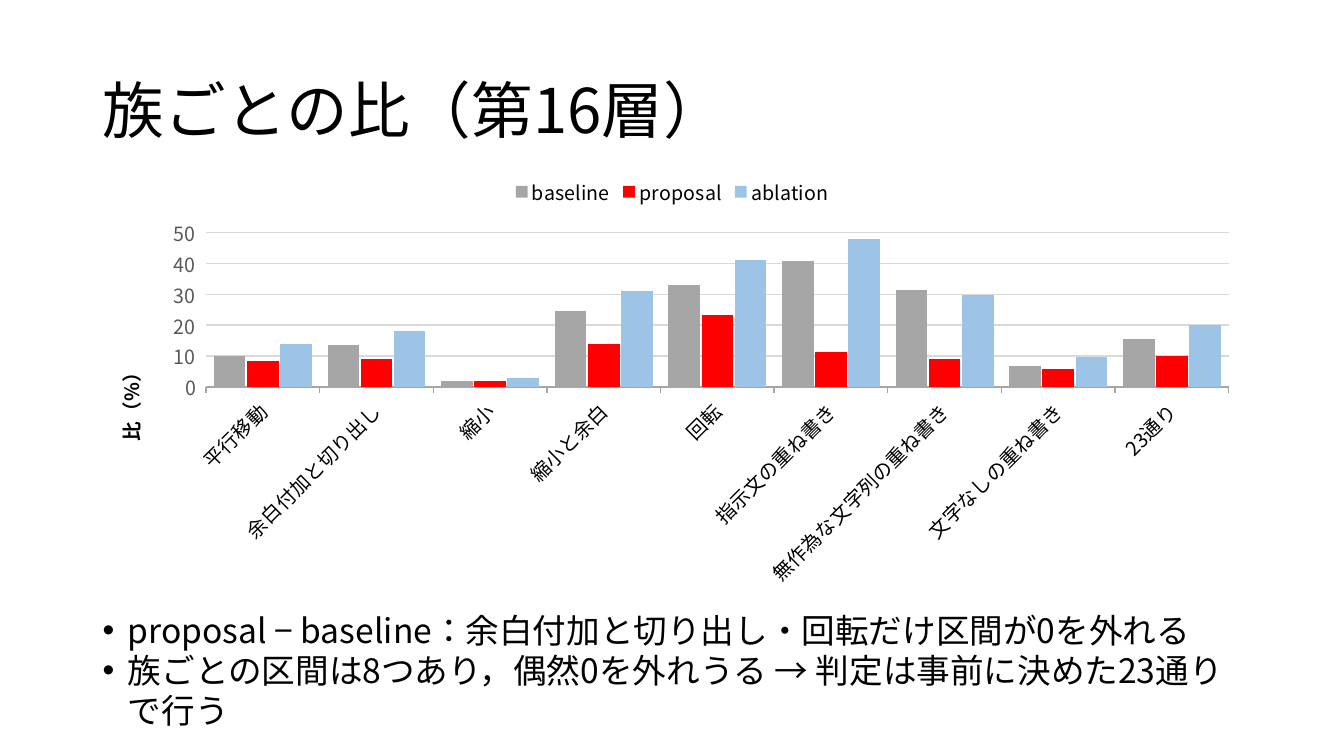
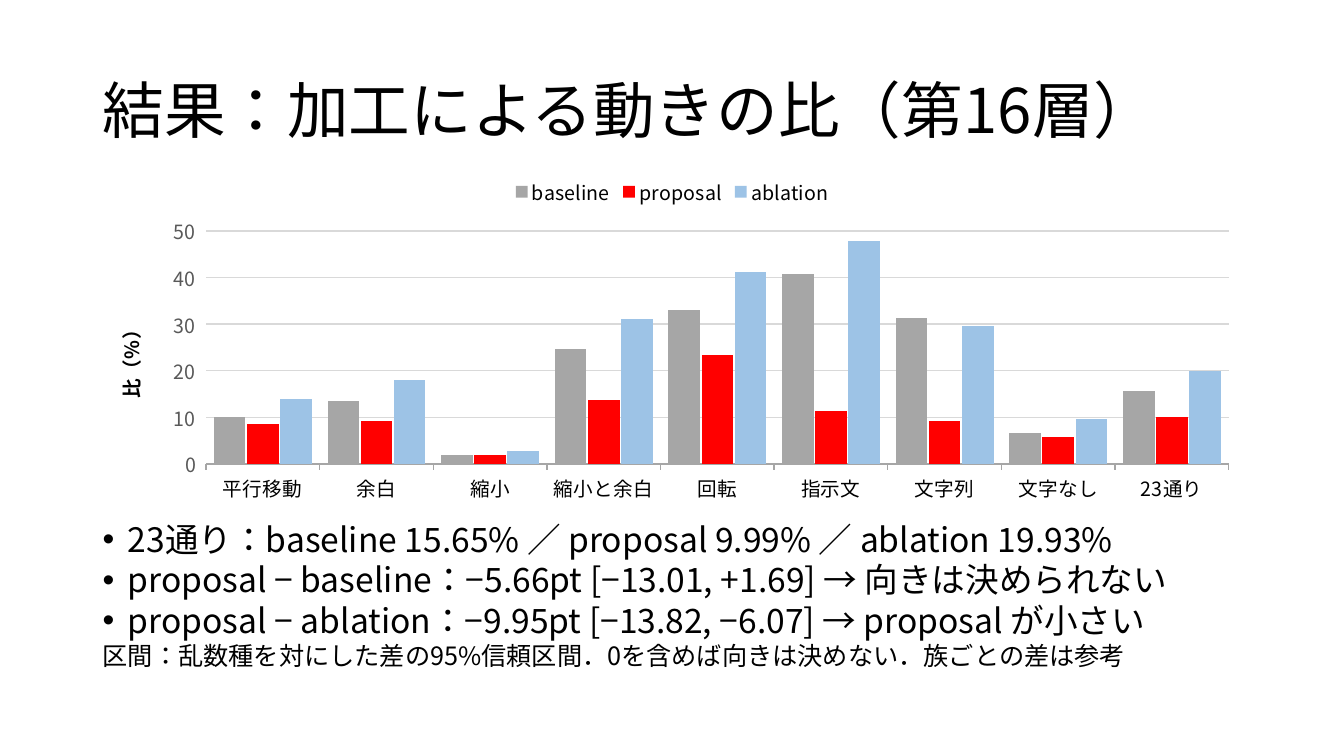
Before and after one commit to tomoking2004/cotar, a slide deck: slide 7 of presentations/20261030_進捗報告.pptx (slide 10 before the commit). Drawn at 1344x756 pixels with LibreOffice and Linux fonts; fonts in the diff are those of the drawing. Boxes give left, top, right and bottom in pixels: in the first picture for what was removed or moved away, otherwise in the second. Text is boxed around its words. In the diff, an @@ line names an element or a change of style, - is before the commit and + after.

```diff
--- a/presentations/20261030_進捗報告.pptx
+++ b/presentations/20261030_進捗報告.pptx
@@ title at <box>102,80,1155,139</box>: text changed @@
-族ごとの比（第16層）
+結果：加工による動きの比（第16層）
@@ column chart at <box>93,166,1252,509</box> @@
-categories: 平行移動, 余白付加と切り出し, 縮小, 縮小と余白, 回転, 指示文の重ね書き, 無作為な文字列の重ね書き, 文字なしの重ね書き, 23通り
+categories: 平行移動, 余白, 縮小, 縮小と余白, 回転, 指示文, 文字列, 文字なし, 23通り
@@ column chart: place and size @@
-column chart at <box>93,166,1252,595</box>
+column chart at <box>93,166,1252,509</box>
@@ text at <box>103,524,1167,667</box>: text changed @@
-• proposal − baseline：余白付加と切り出し・回転だけ区間が0を外れる
-• 族ごとの区間は8つあり，偶然0を外れうる → 判定は事前に決めた23通りで行う
+• 23通り：baseline 15.65% ／ proposal 9.99% ／ ablation 19.93%
+• proposal − baseline：−5.66pt [−13.01, +1.69] → 向きは決められない
+• proposal − ablation：−9.95pt [−13.82, −6.07] → proposal が小さい
+区間：乱数種を対にした差の95%信頼区間．0を含めば向きは決めない．族ごとの差は参考
```
Also in this commit, not shown: 4 other slides changed, 3 slides removed.
